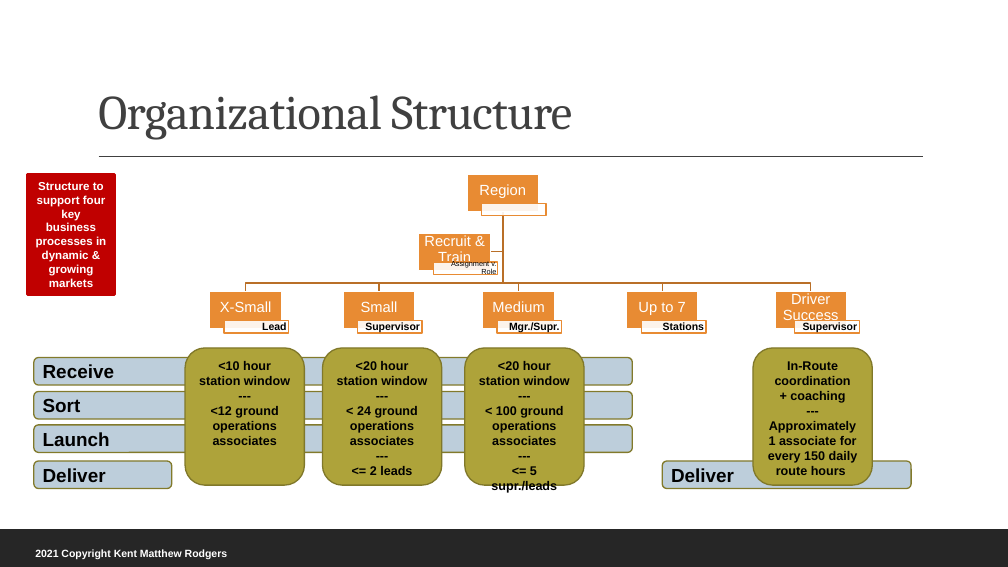
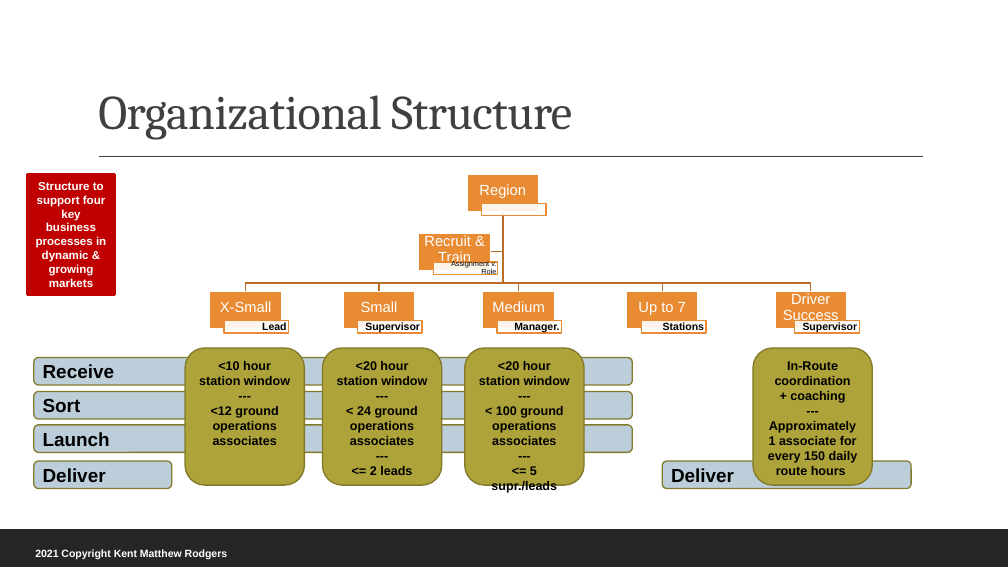
Before and after one commit to rodgerskent/package-delivery, a slide deck: slide 3 of 210112_PackageDelivery_Presentation.pptx. Drawn at 1008x567 pixels with LibreOffice and Linux fonts; fonts in the diff are those of the drawing. Boxes give left, top, right and bottom in pixels: in the first picture for what was removed or moved away, otherwise in the second. Text is boxed around its words. In the diff, an @@ line names an element or a change of style, - is before the commit and + after.

```diff
--- a/210112_PackageDelivery_Presentation.pptx
+++ b/210112_PackageDelivery_Presentation.pptx
@@ text at (514,322,559,333): text changed @@
-Mgr./Supr.
+Manager.
```
Also in this commit, not shown: 2 other slides changed, 2 other files.
